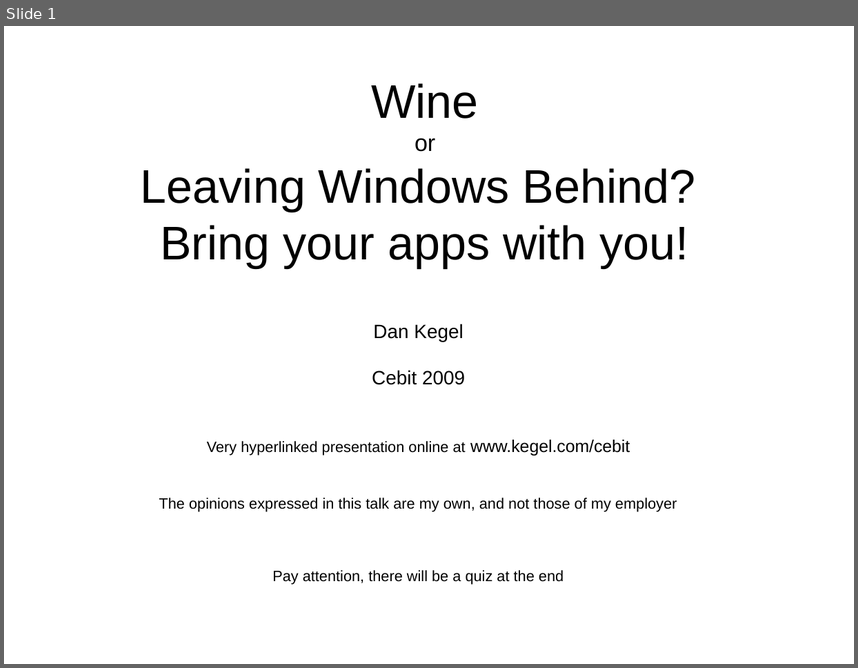
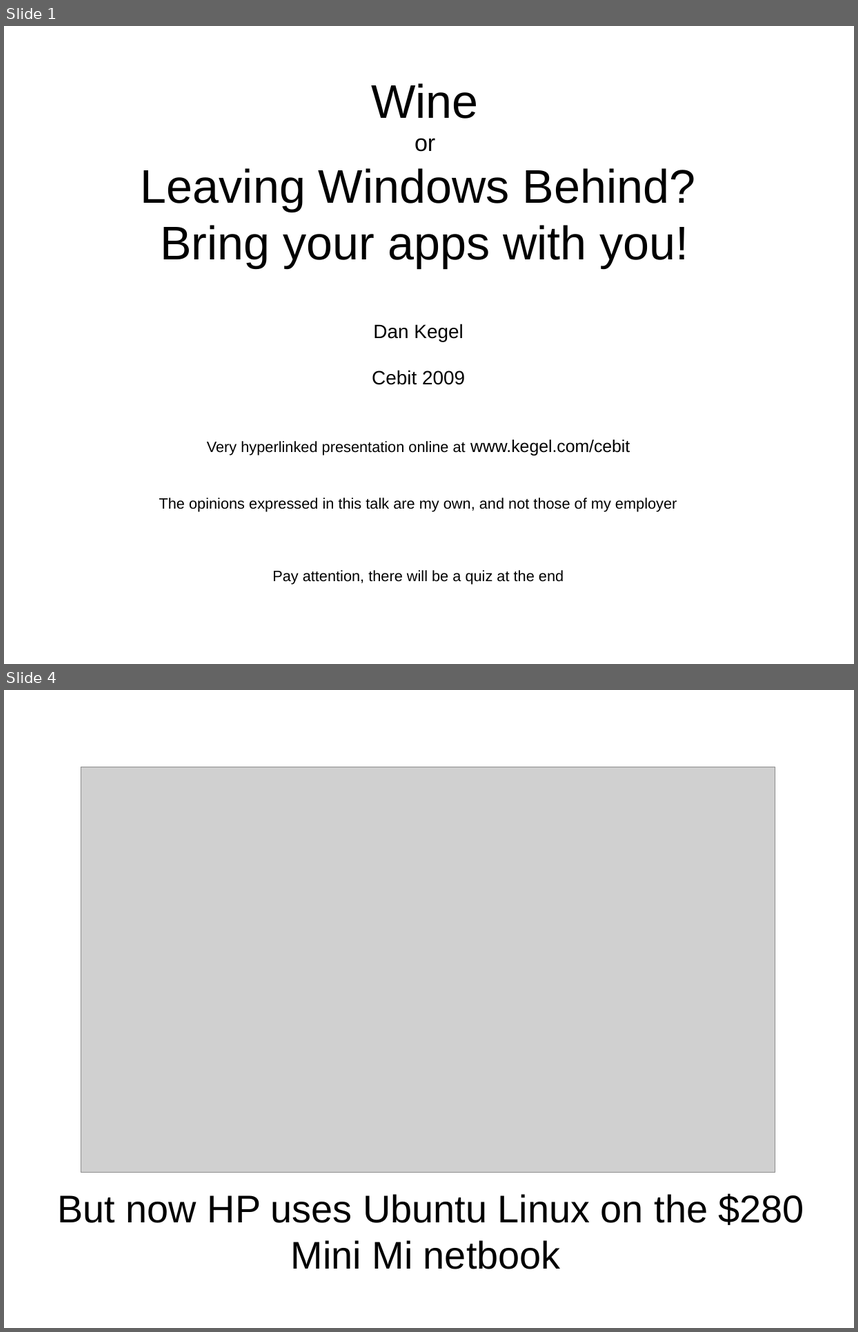
Before and after one commit to imaemo/winezeug, a slide deck: cebit2009/talk.odp. Shown one above the other, each under a label of ours: slide 1 before the commit, slides 1 and 4 after it; the slides between them are not shown. The pictures are 858x668 and 858x1332 pixels, drawn with LibreOffice and Linux fonts; fonts in the diff are those of the drawing; grey boxes stand for pictures. Boxes give left, top, right and bottom in pixels: in the first picture for what was removed or moved away, otherwise in the second. Text is boxed around its words. In the diff, an @@ line names an element or a change of style, - is before the commit and + after.

```diff
--- a/cebit2009/talk.odp
+++ b/cebit2009/talk.odp
@@ slide 4 added at box(4, 690, 854, 1328), background #FFFFFF @@
@@ picture added at box(81, 767, 775, 1172) @@
@@ title added at box(58, 1193, 804, 1269), 36 pt, text #000000 @@
+But now HP uses Ubuntu Linux on the $280 Mini Mi netbook
```
Also in this commit, not shown: 1 slide changed, 19 other slides added, 7 slides removed, 2 other files.
